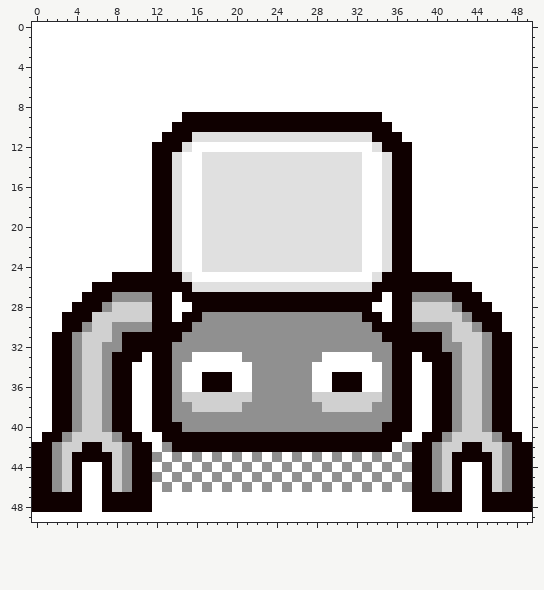
Pixel-art sprite -- rsc/robo_front.png. Above: the version before the commit.
The file is 50x50 pixels. Colours within 5 levels of each other are drawn and written as one.
And afterwards:
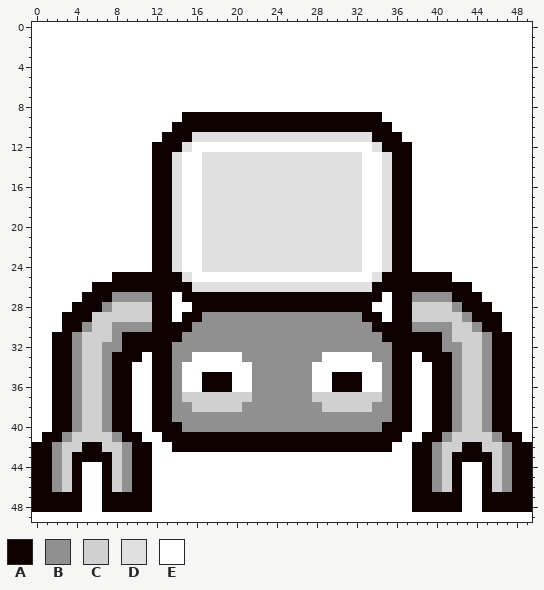
Palette (. is transparent): A #0f0000  B #909090  C #d0d0d0  D #e0e0e0  E #ffffff
Change:
The author changed colour B to colour E in row 42 at x 13 and 37; in row 43 at x 12, 14, 16, 18, 20, 22, 24, 26, 28, 30, 32, 34 and 36; in row 44 at x 13, 15, 17, 19, 21, 23, 25, 27, 29, 31, 33, 35 and 37; in row 45 at x 12, 14, 16, 18, 20, 22, 24, 26, 28, 30, 32, 34 and 36; in row 46 at x 13, 15, 17, 19, 21, 23, 25, 27, 29, 31, 33, 35 and 37.
